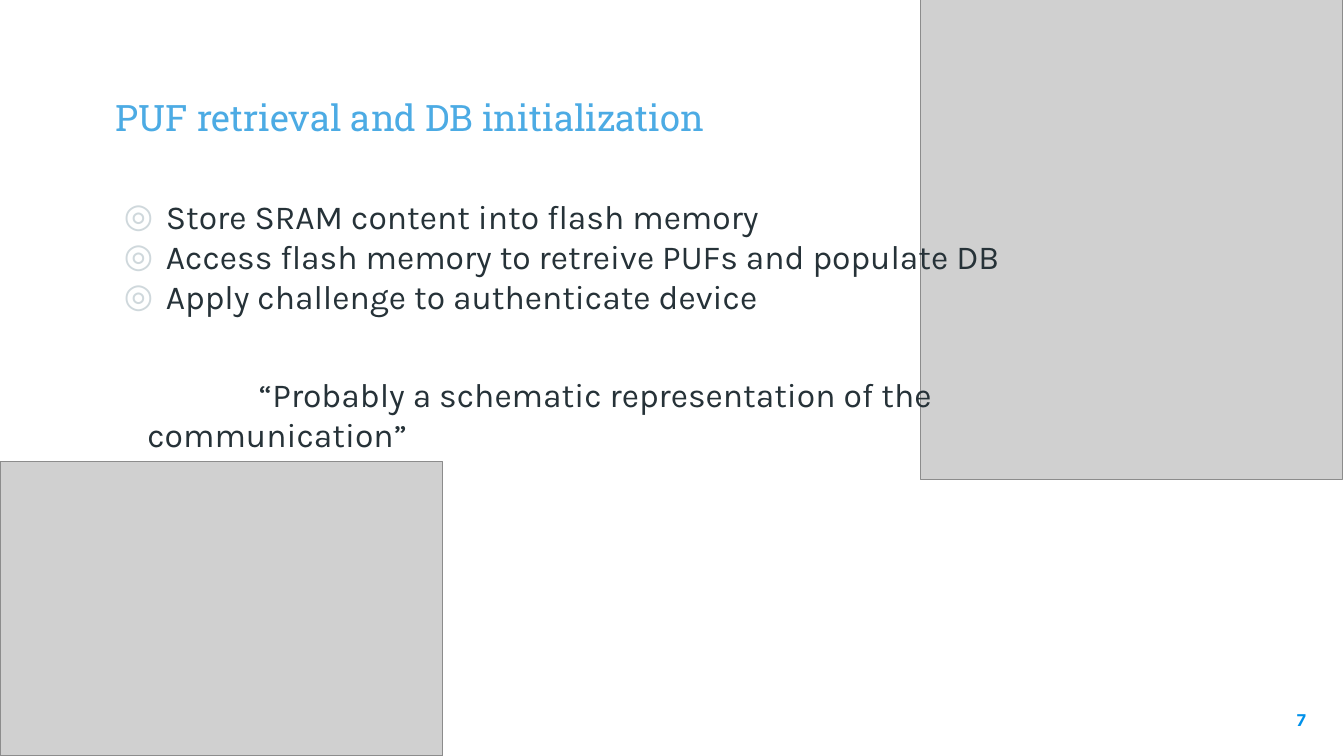
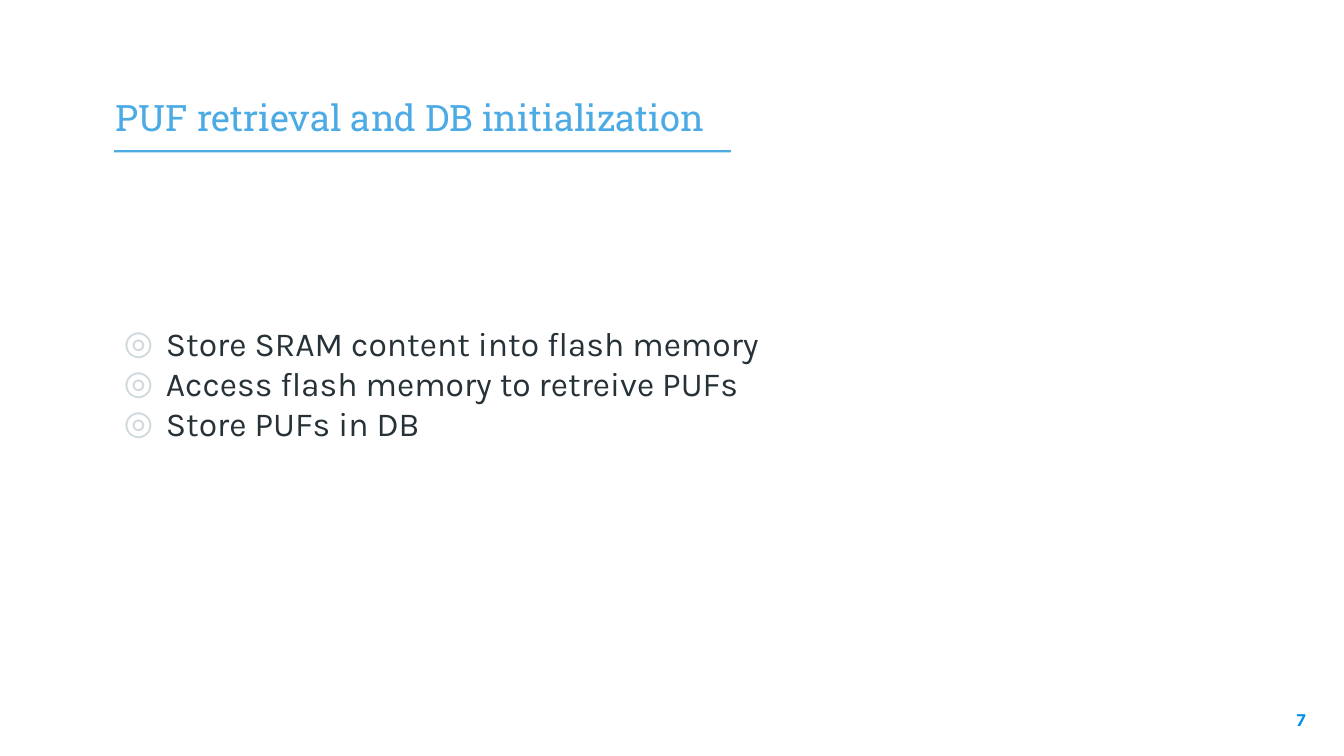
Before and after one commit to elenaroncolino/SEcube-code, a slide deck: slide 7 of Design and Development of a RAM-based PUF.pptx. Drawn at 1344x756 pixels with LibreOffice and Linux fonts; fonts in the diff are those of the drawing; grey boxes stand for pictures; background and template pictures are left out. Boxes give left, top, right and bottom in pixels: in the first picture for what was removed or moved away, otherwise in the second. Text is boxed around its words. In the diff, an @@ line names an element or a change of style, - is before the commit and + after.

```diff
--- a/Design and Development of a RAM-based PUF.pptx
+++ b/Design and Development of a RAM-based PUF.pptx
@@ picture removed at <box>921,0,1343,480</box> @@
@@ line added from (114, 151) to (731, 151), #4CABE4 1.5 pt @@
@@ text "Store SRAM content into flash ...": place and size @@
-text "Store SRAM content into flash ..." at <box>147,206,999,448</box>
+text "Store SRAM content into flash ..." at <box>166,333,758,437</box>
@@ text at <box>166,373,738,437</box>: text changed @@
-◎ Access flash memory to retreive PUFs and populate DB
-◎ Apply challenge to authenticate device
-“Probably a schematic representation of the communication”
+◎ Access flash memory to retreive PUFs
+◎ Store PUFs in DB
@@ picture removed at <box>0,462,443,756</box> @@
```
Also in this commit, not shown: 4 other slides changed.
